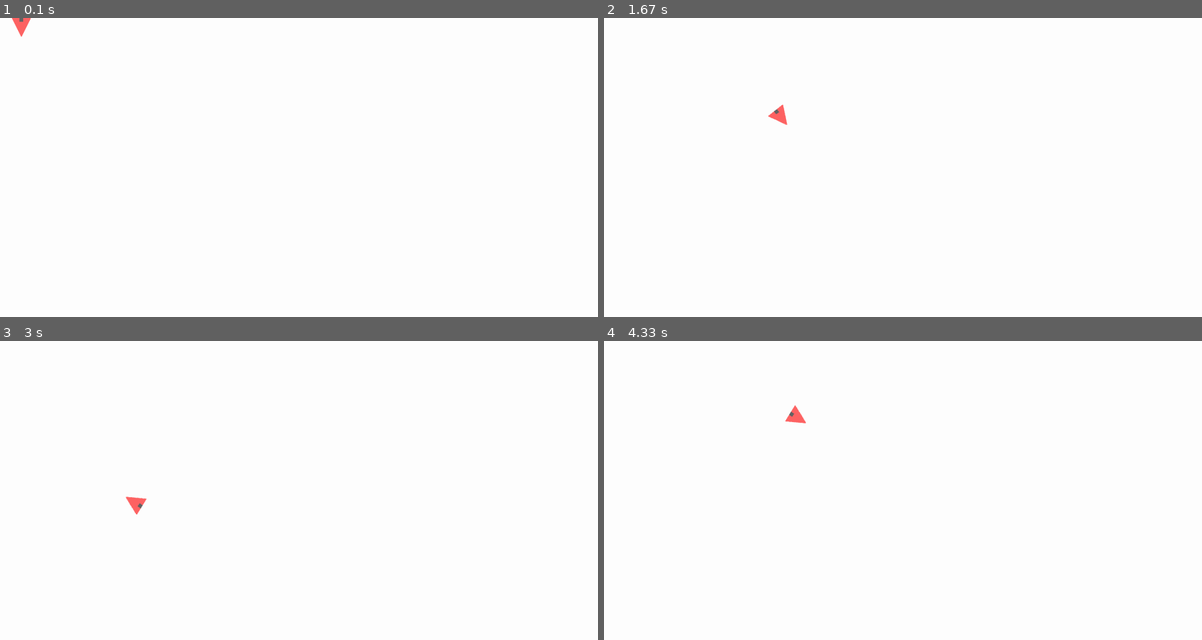
Above: before the commit, frames 1-4 (two rows, left to right).
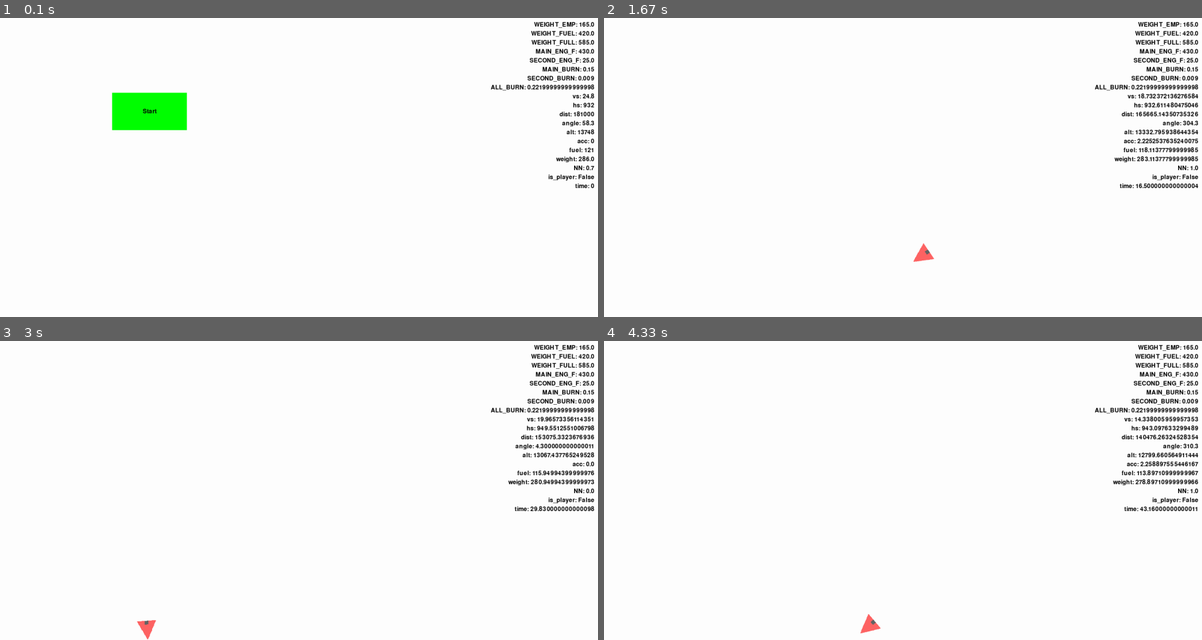
Above: after the commit, the same moments.

Repository: Teklar223/IntroNewSpace-Ex2
Game: pygame game, started from Main.py
The game is run twice, just before and just after one commit, with the same random seed, the same clock (stepped at 60 frames per second) and the same inputs.
Inputs (mouse positions are in pixels of both pictures, inside the frame that each line leads up to):
- Up to frame 1 (0.1 s): no input
- Up to frame 2 (1.67 s): click (753, 110) at 0.38 s, where only the run after the commit has a clickable "Start"; hold Right 0.67-1.13 s; hold Up 1.17-1.47 s; hold Right from 1.5 s (still down)
- Up to frame 3 (3 s): release Right at 1.97 s; hold Left 2-2.53 s; hold Down 2.57-2.87 s; hold Left from 2.9 s (still down)
- Up to frame 4 (4.33 s): release Left at 3.3 s; hold Up 3.33-3.7 s; hold Right from 3.73 s (still down)

The runs differ from the first frame. In frame 1, 3.3% of the frame differs, in the area x 2-100%, y 0-57%; in frame 2, 2.5%; in frame 3, 2.5%; in frame 4, 2.5%.

Commit message:
added a display for the config values

Diff:
--- a/SpaceGame.py
+++ b/SpaceGame.py
@@ -5,9 +5,9 @@
 from Spaceship import Spaceship
 from Engine import Engine
 from Util import topg # to pygame (co-ordinates)
+from Constants import *
 
-# Constants
-# TODO: add arrow constants + comparisons
+# wasd Constants
 UP = K_w
 DOWN = K_s
 LEFT = K_a
@@ -22,23 +22,14 @@
         self.screen = pygame.display.set_mode((width, height))
         self.clock = pygame.time.Clock()
         self.ship = None
+        self.font = pygame.font.SysFont(None, 24)
+        self.config_text_surfaces = {}
 
     def _handle_events(self):
         for event in pygame.event.get():
             if event.type == QUIT:
                 pygame.quit()
                 return False
-            '''
-            elif event.type == KEYDOWN:
-                if event.key == UP:
-                    self.ship.up_fun()
-                elif event.key == DOWN:
-                    self.ship.down_fun()
-                elif event.key == LEFT:
-                    self.ship.left_fun()
-                elif event.key == RIGHT:
-                    self.ship.right_fun()
-            '''
 
         return True
 
@@ -46,18 +37,59 @@
         self.startMenu()
 
     def startMenu(self):
-        config = Configuration()  # kwargs = None <--> default config.
         '''
             TODO:
             1. configuration (editable)
             2. start 1-player game button (which starts game with config.is_player = True)
             3. start simulation button (we can try to simuulate bereshits landing statically, or using a method/similar)
         '''
-        self.startGame(config)
+        config = Configuration()  # kwargs = None <--> default config.
+        start_button_rect = pygame.Rect(300, 200, 200, 100)  # Rect for the start button
+        running = True
+
+        while running:
+            for event in pygame.event.get():
+                if event.type == QUIT:
+                    pygame.quit()
+                    return
+                if event.type == MOUSEBUTTONDOWN and event.button == 1:
+                    if start_button_rect.collidepoint(event.pos):
+                        self.startGame(config)
+
+            # Clear the screen
+            self.screen.fill((255, 255, 255))
+
+            # Draw the start button
+            pygame.draw.rect(self.screen, (0, 255, 0), start_button_rect)
+            start_button_text = self.font.render("Start", True, (0, 0, 0))
+            start_button_text_rect = start_button_text.get_rect(center=start_button_rect.center)
+            self.screen.blit(start_button_text, start_button_text_rect)
+
+            # Render and blit configuration values
+            self.render_config_values(config)
+
+            pygame.display.flip()
+
+    def render_config_values(self, config):
+        # TODO: render only the values we care about
+        y_offset = 10
+        for key, value in config.__dict__.items():
+            text = f"{key}: {value}"
+            if key not in self.config_text_surfaces or self.config_text_surfaces[key] != text:
+                rendered_text = self.font.render(text, True, (0, 0, 0))
+                self.config_text_surfaces[key] = rendered_text
+            text_surface = self.config_text_surfaces[key]
+            text_rect = text_surface.get_rect(topright=(self.screen.get_width() - 10, y_offset))
+            self.screen.blit(text_surface, text_rect)
+            y_offset += 24
+
+    def blit_config_values(self):
+        for text_surface in self.config_text_surfaces.values():
+            self.screen.blit(text_surface, text_surface.get_rect())
 
     def startGame(self, config):
         x,y = topg(self.screen.get_width()/2, 0.9 * self.screen.get_height(), self.screen.get_height())
-        self.ship = Spaceship(config,_x = x, _y = y)
+        self.ship = Spaceship(config,init_x = x, init_y = y)
         self.engine = Engine(config)
         running = True
 
@@ -65,10 +97,14 @@
             dt = self.clock.tick(60) / 100.0
             running = self._handle_events()
 
-            self.ship.update(engine = self.engine, dt = dt, width = self.screen.get_width(), height = self.screen.get_height())
+            self.ship.update(engine=self.engine, dt=dt, width=self.screen.get_width(), height=self.screen.get_height())
 
             self.screen.fill((255, 255, 255))
             self.screen.blit(self.ship.image, self.ship.rect)
+
+            # Render and blit configuration values
+            self.render_config_values(self.ship.config)
+
             pygame.display.flip()
 
         pygame.quit()
--- a/Spaceship.py
+++ b/Spaceship.py
@@ -12,7 +12,7 @@
 RIGHT = K_d
 
 class Spaceship(pygame.sprite.Sprite):
-    def __init__(self, config : Configuration, *groups, _x = 0, _y = 0 ):
+    def __init__(self, config : Configuration, *groups, init_x = 0, init_y = 0 ):
 
         # *** Pygame ***
         super().__init__(*groups)
@@ -20,7 +20,7 @@
         pygame.draw.polygon(self.original_image, (255, 100, 100), [(0, 0), (25, 50), (50, 0)])
         self.image = self.original_image
         self.rect = self.image.get_rect()
-        self.rect.center = (0, 0)
+        self.rect.center = (init_x, init_y)
         self.paint_top_segment((100, 100, 100))
 
         # *** Physics ***
@@ -44,6 +44,7 @@
     def up_fun(self):
         print("UP")
         self.config.NN = min(1.0, self.config.NN + 0.1)
+        print("NN = ", self.config.NN)
 
     def down_fun(self):
         print("DOWN")
@@ -51,12 +52,12 @@
 
     def left_fun(self):
         print("LEFT")
-        self.config.angle = (self.config.angle + 10) % 360 # (self.config.angle + 3) % 360
+        self.config.angle = (self.config.angle + 3) % 360 # (self.config.angle + 3) % 360
         self.rotate_ship()
 
     def right_fun(self):
         print("RIGHT")
-        self.config.angle = (self.config.angle - 10) % 360
+        self.config.angle = (self.config.angle - 3) % 360
         self.rotate_ship()
 
 
@@ -84,7 +85,7 @@
         config = self.config
 
         dx = 0.01 * math.sin(math.radians(config.angle)) * config.hs
-        dy = -0.01 * math.cos(math.radians(config.angle)) * config.hs # Negative sign due to the inverted y-axis of pygame
+        dy = 0.01 * math.cos(math.radians(config.angle)) * config.hs # Negative sign due to the inverted y-axis of pygame
 
         # Update the x and y coordinates
         self.rect.x += dx
